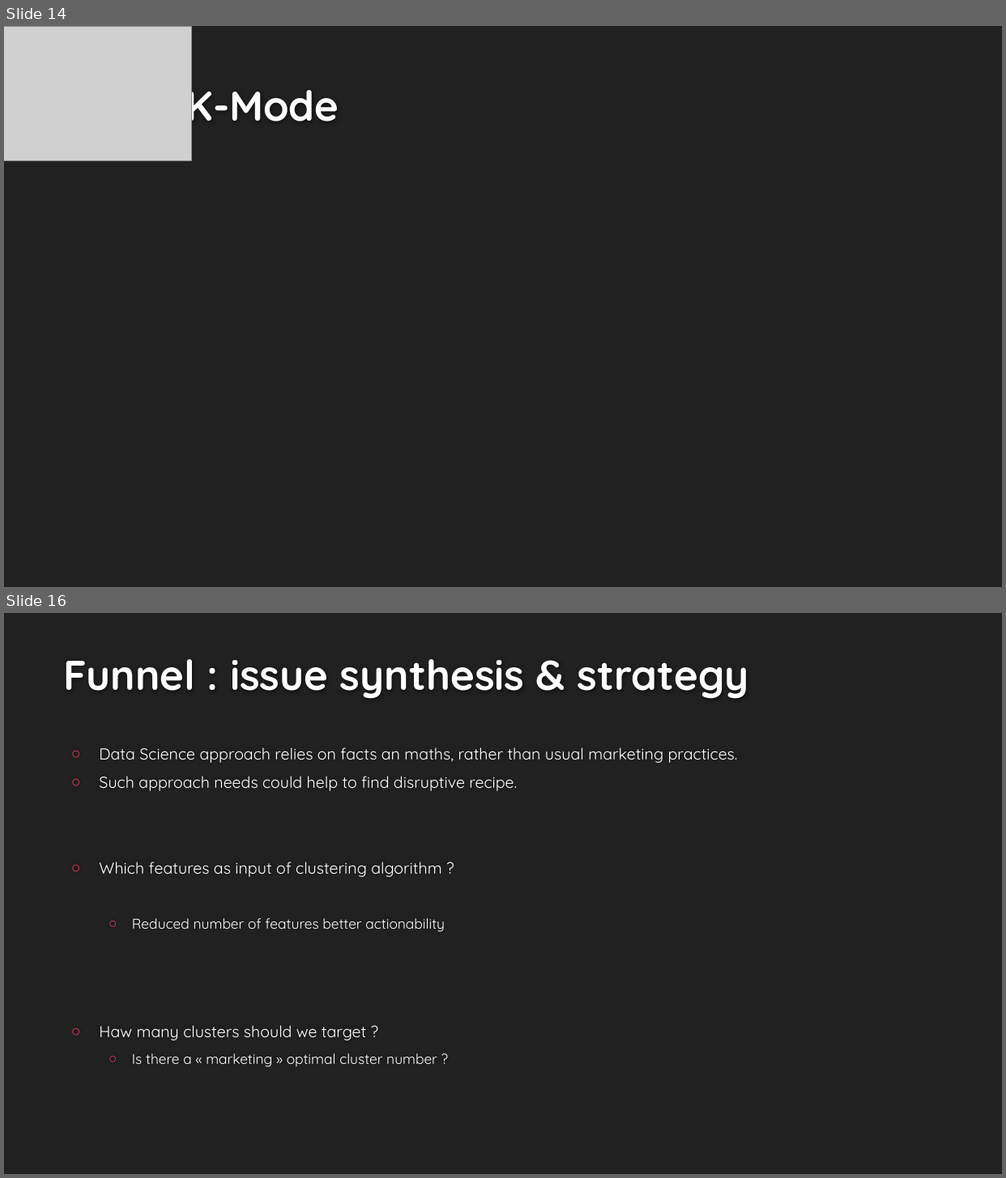
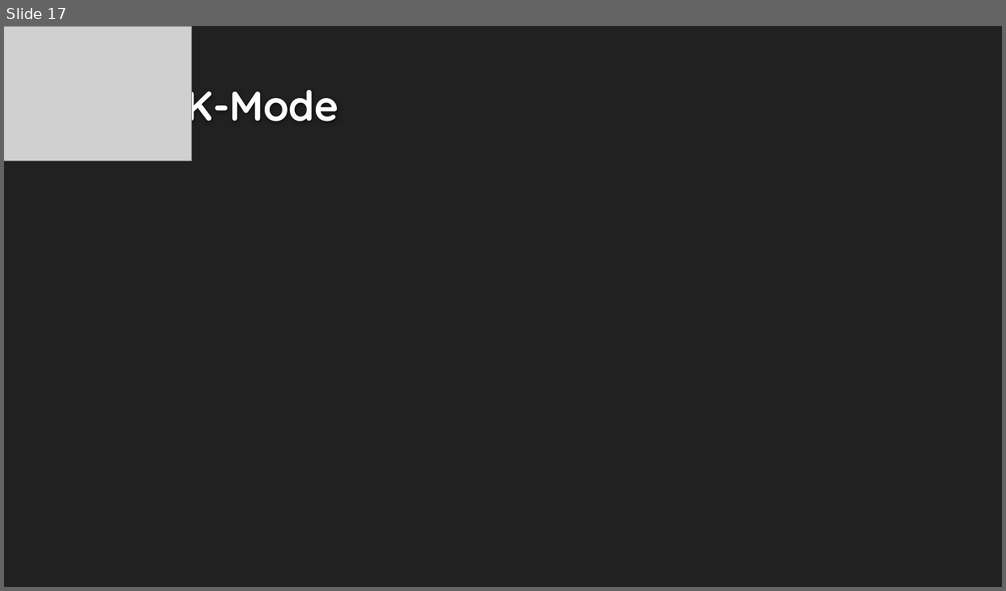
Before and after one commit to EtienneLardeur/P5_CustomerSegmentation, a slide deck: P5Olist_Présentation_initiale.pptx. Shown one above the other, each under a label of ours: slides 14 and 16 before the commit, slide 17 after it; the slides between them are not shown. The pictures are 1006x1178 and 1006x591 pixels, drawn with LibreOffice and Linux fonts; fonts in the diff are those of the drawing; grey boxes stand for pictures; background and template pictures are left out. Boxes give left, top, right and bottom in pixels: in the first picture for what was removed or moved away, otherwise in the second. Text is boxed around its words. In the diff, an @@ line names an element or a change of style, - is before the commit and + after.

Commit message:
Update P5Olist_Présentation_initiale.pptx
Need to catch a most interesting use case to test the second approach  for stability : ARI based

```diff
--- a/P5Olist_Présentation_initiale.pptx
+++ b/P5Olist_Présentation_initiale.pptx
@@ slide 16 removed at (4, 613, 1002, 1174), background #212121 @@
@@ title removed at (64, 659, 749, 699) @@
-Funnel : issue synthesis & strategy
@@ text removed at (99, 747, 738, 1067) @@
-○ Data Science approach relies on facts an maths, rather than usual marketing practices.
-○ Such approach needs could help to find disruptive recipe.
-○ Which features as input of clustering algorithm ?
-  ○ Reduced number of features better actionability
-○ Haw many clusters should we target ?
-  ○ Is there a « marketing » optimal cluster number ?
@@ what was slide 14 is now slide 17 @@
```
Also in this commit, not shown: 5 slides changed, 3 slides added, 4 other slides removed.
